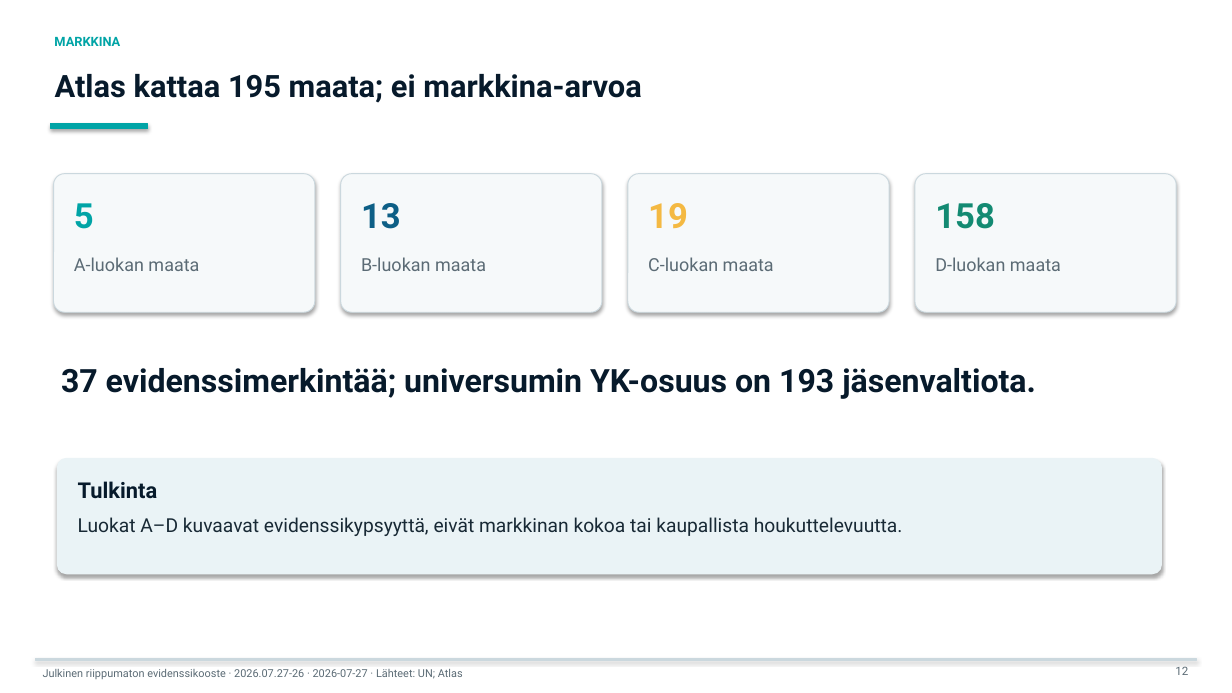
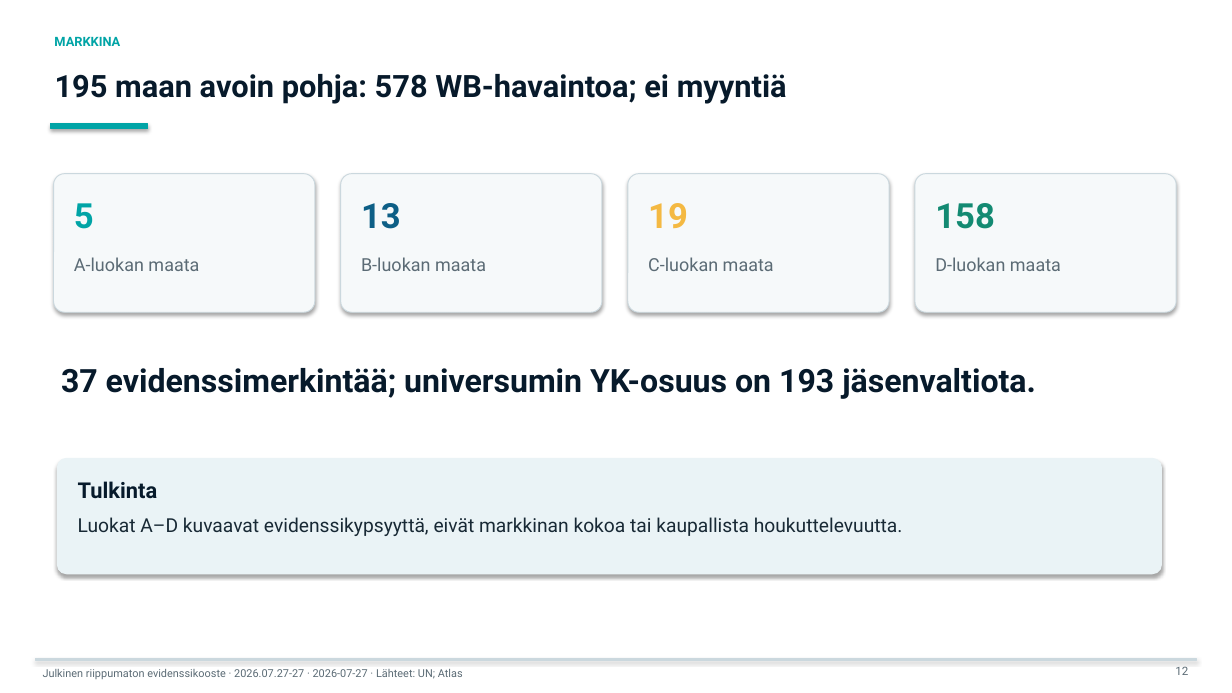
Before and after one commit to jounirautio78-ops/pixan-global-market-evidence-public, a slide deck: slide 12 of site/downloads/pixan-bank-deck-large-fi.pptx. Drawn at 1232x693 pixels with LibreOffice and Linux fonts; fonts in the diff are those of the drawing. Boxes give left, top, right and bottom in pixels: in the first picture for what was removed or moved away, otherwise in the second. Text is boxed around its words. In the diff, an @@ line names an element or a change of style, - is before the commit and + after.

```diff
--- a/site/downloads/pixan-bank-deck-large-fi.pptx
+++ b/site/downloads/pixan-bank-deck-large-fi.pptx
@@ text at [55, 74, 787, 104]: text changed @@
-Atlas kattaa 195 maata; ei markkina-arvoa
+195 maan avoin pohja: 578 WB-havaintoa; ei myyntiä
@@ text at [43, 669, 463, 679]: text changed @@
-Julkinen riippumaton evidenssikooste · 2026.07.27-26 · 2026-07-27 · Lähteet: UN; Atlas
+Julkinen riippumaton evidenssikooste · 2026.07.27-27 · 2026-07-27 · Lähteet: UN; Atlas
```
Also in this commit, not shown: 29 other slides changed, 59 other files.
